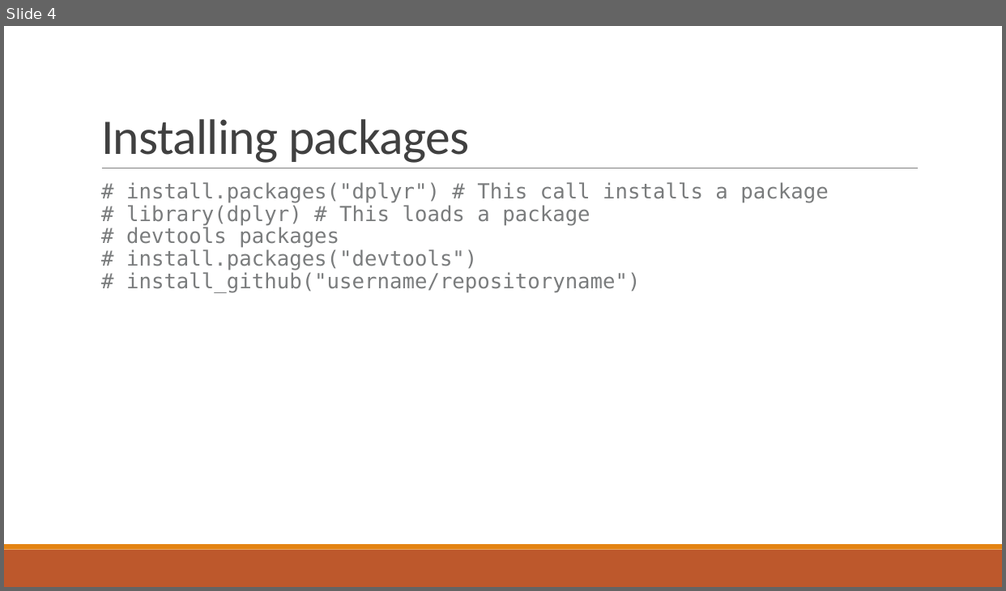
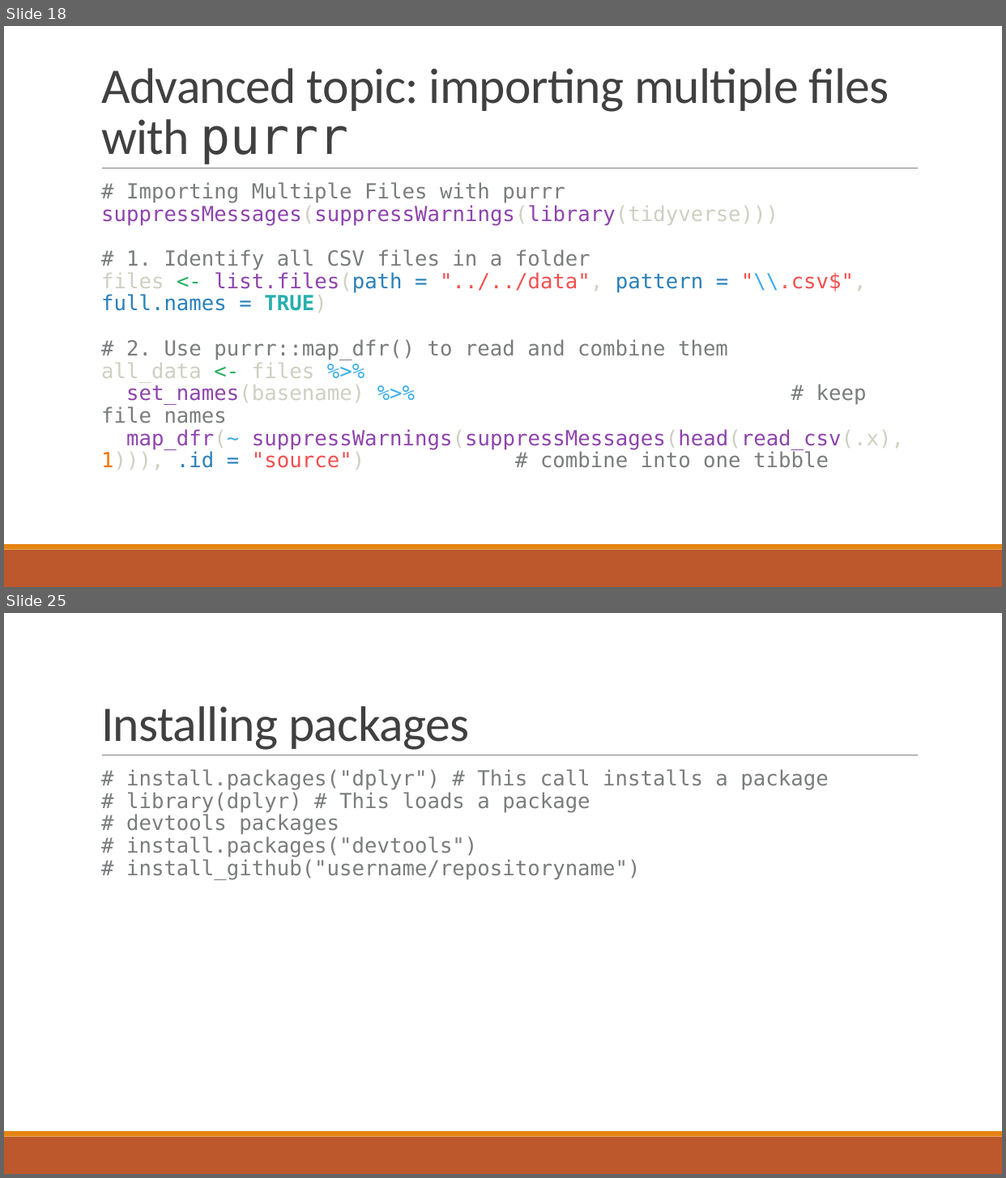
Before and after one commit to csc-ubc-okanagan/workshops, a slide deck: guides/Additional-talks/fundamental-concepts-with-RStudio-90-mins.pptx. Shown one above the other, each under a label of ours: slide 4 before the commit, slides 18 and 25 after it; the slides between them are not shown. The pictures are 1006x591 and 1006x1178 pixels, drawn with LibreOffice and Linux fonts; fonts in the diff are those of the drawing. Boxes give left, top, right and bottom in pixels: in the first picture for what was removed or moved away, otherwise in the second. Text is boxed around its words. In the diff, an @@ line names an element or a change of style, - is before the commit and + after.

```diff
--- a/guides/Additional-talks/fundamental-concepts-with-RStudio-90-mins.pptx
+++ b/guides/Additional-talks/fundamental-concepts-with-RStudio-90-mins.pptx
@@ slide 18 added at <box>4,26,1002,587</box>, background #FFFFFF; not listed: 3 template elements that a slide beside it also shows @@
@@ title added at <box>101,68,889,165</box>, 48 pt, text #404040 @@
+Advanced topic: importing multiple files with purrr
@@ text added at <box>101,182,904,470</box>, 20 pt, text #7A7C7D @@
+# Importing Multiple Files with purrr
+suppressMessages(suppressWarnings(library(tidyverse)))
+# 1. Identify all CSV files in a folder
+files <- list.files(path = "../../data", pattern = "\\.csv$", full.names = TRUE)
+# 2. Use purrr::map_dfr() to read and combine them
+all_data <- files %>%
+set_names(basename) %>% # keep file names
+map_dfr(~ suppressWarnings(suppressMessages(head(read_csv(.x), 1))), .id = "source") # combine into one tibble
@@ what was slide 4 is now slide 25 @@
```
Also in this commit, not shown: 9 slides changed, 29 other slides added, 1 slide removed, 2 other files.
